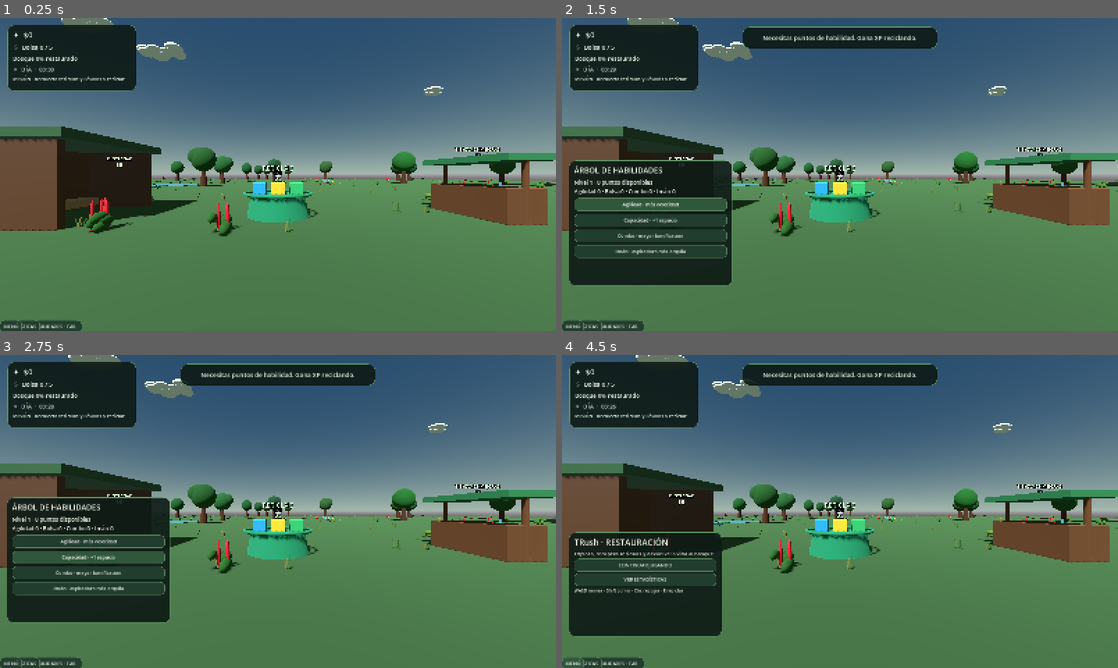
Above: before the commit, frames 1-4 (two rows, left to right).
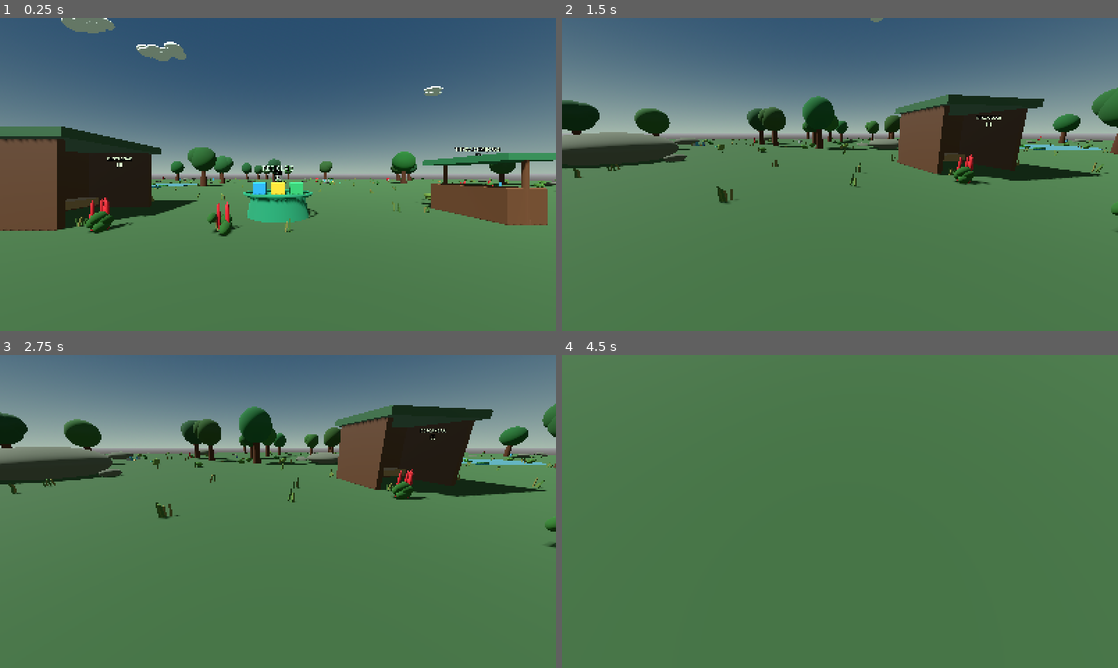
Above: after the commit, the same moments.

Repository: Tomardosama/verdevivo
Game: Godot game, scene res://scenes/main/main.tscn
The game is run twice, just before and just after one commit, with the same random seed, the same clock (stepped at 60 frames per second) and the same inputs.
Inputs (mouse positions are in pixels of both pictures, inside the frame that each line leads up to):
- Up to frame 1 (0.25 s): no input
- Up to frame 2 (1.5 s): click (600, 327) at 0.5 s, where only the run before the commit has a clickable "ÁRBOL DE HABILIDADES · TAB"; click (650, 205) at 1.25 s, where only the run before the commit has a clickable "Agilidad · más velocidad"
- Up to frame 3 (2.75 s): click (88, 558) at 2 s, where only the run before the commit has a clickable "Capacidad · +1 espacio"
- Up to frame 4 (4.5 s): click (650, 574) at 2.75 s, where only the run before the commit has a clickable "Combo · mayor bonificación"; click (650, 589) at 3.5 s, where only the run before the commit has a clickable "Imán · aspiradora más amplia"; click (584, 664) at 4.25 s, where only the run before the commit has a clickable "📖 BESTIARIO"

The runs differ from the first frame. In frame 1, 5.3% of the frame differs, in the area x 0-51%, y 2-100%; in frame 2, 56%; in frame 3, 64%; in frame 4, 67%, in the area x 0-100%, y 0-100%.
Error after the commit: Parse Error: Value of type "CenterContainer" cannot be assigned to a variable of type "PanelContainer". (res://scripts/ui/hud.gd:86)

Commit message:
Center shop and popup panels; space bottom-left navigation vertically

Diff:
--- a/scripts/ui/hud.gd
+++ b/scripts/ui/hud.gd
@@ -74,13 +74,16 @@
 	set_meta("bag_fill_label", bag_icon_label)
 	set_meta("bag_fill_bar", bag_bar)
 
-	var upgrades_panel := _make_panel(Vector2(22, 225), Vector2(370, 330))
-	root.add_child(upgrades_panel)
-	upgrades_panel.visible = false
-	upgrades_panel.set_anchors_and_offsets_preset(Control.PRESET_CENTER)
-	upgrades_panel.position = Vector2(-245, -250)
+	var shop_center := CenterContainer.new()
+	shop_center.name = "ShopCenterContainer"
+	shop_center.set_anchors_and_offsets_preset(Control.PRESET_FULL_RECT)
+	shop_center.mouse_filter = Control.MOUSE_FILTER_STOP
+	root.add_child(shop_center)
+	var upgrades_panel := _make_panel(Vector2.ZERO, Vector2(490, 500))
 	upgrades_panel.custom_minimum_size = Vector2(490, 500)
-	shop_panel = upgrades_panel
+	shop_center.add_child(upgrades_panel)
+	shop_center.visible = false
+	shop_panel = shop_center
 	var upgrade_box := VBoxContainer.new()
 	upgrade_box.add_theme_constant_override("separation", 6)
 	upgrades_panel.add_child(upgrade_box)
@@ -112,6 +115,7 @@
 	skills_button.position = Vector2(20, -112)
 	skills_button.size = Vector2(230, 42)
 	skills_button.set_anchors_and_offsets_preset(Control.PRESET_BOTTOM_LEFT)
+	skills_button.position = Vector2(20, -204)
 	root.add_child(skills_button)
 	shop_obscured_controls.append(skills_button)
 	var level_alert := _make_label("!", 22, Color(1.0, 0.12, 0.10))
@@ -125,8 +129,8 @@
 	skills_button.pressed.connect(_toggle_skills)
 
 	skill_panel = _make_panel(Vector2.ZERO, Vector2(470, 360))
-	skill_panel.set_anchors_and_offsets_preset(Control.PRESET_BOTTOM_LEFT)
-	skill_panel.position = Vector2(20, -490)
+	skill_panel.set_anchors_and_offsets_preset(Control.PRESET_CENTER)
+	# centered popupVector2(20, -490)
 	skill_panel.visible = false
 	root.add_child(skill_panel)
 	var skill_box := VBoxContainer.new()
@@ -144,6 +148,7 @@
 	bestiary_button.position = Vector2(20, -62)
 	bestiary_button.size = Vector2(170, 42)
 	bestiary_button.set_anchors_and_offsets_preset(Control.PRESET_BOTTOM_LEFT)
+	bestiary_button.position = Vector2(20, -158)
 	root.add_child(bestiary_button)
 	shop_obscured_controls.append(bestiary_button)
 	bestiary_button.pressed.connect(func(): bestiary_toggled.emit())
@@ -152,6 +157,7 @@
 	stats_button.position = Vector2(198, -62)
 	stats_button.size = Vector2(150, 42)
 	stats_button.set_anchors_and_offsets_preset(Control.PRESET_BOTTOM_LEFT)
+	stats_button.position = Vector2(20, -112)
 	root.add_child(stats_button)
 	shop_obscured_controls.append(stats_button)
 	stats_button.pressed.connect(_toggle_stats)
@@ -160,12 +166,13 @@
 	menu_button.position = Vector2(356, -62)
 	menu_button.size = Vector2(120, 42)
 	menu_button.set_anchors_and_offsets_preset(Control.PRESET_BOTTOM_LEFT)
+	menu_button.position = Vector2(20, -66)
 	root.add_child(menu_button)
 	shop_obscured_controls.append(menu_button)
 	menu_button.pressed.connect(_toggle_menu)
 	menu_panel = _make_panel(Vector2.ZERO, Vector2(440, 300))
-	menu_panel.set_anchors_and_offsets_preset(Control.PRESET_BOTTOM_LEFT)
-	menu_panel.position = Vector2(20, -390)
+	menu_panel.set_anchors_and_offsets_preset(Control.PRESET_CENTER)
+	# centered popupVector2(20, -390)
 	menu_panel.visible = false
 	root.add_child(menu_panel)
 	var menu_box := VBoxContainer.new()
@@ -181,8 +188,8 @@
 	menu_box.add_child(_make_label("WASD mover · Shift correr · Clic recoger · E reciclar", 13))
 
 	bestiary_panel = _make_panel(Vector2(410, 210), Vector2(430, 330))
-	bestiary_panel.set_anchors_and_offsets_preset(Control.PRESET_BOTTOM_LEFT)
-	bestiary_panel.position = Vector2(20, -430)
+	bestiary_panel.set_anchors_and_offsets_preset(Control.PRESET_CENTER)
+	# centered popupVector2(20, -430)
 	bestiary_panel.visible = false
 	root.add_child(bestiary_panel)
 	bestiary_list = VBoxContainer.new()
@@ -191,8 +198,8 @@
 	bestiary_list.add_child(_make_label("BESTIARIO DEL BOSQUE", 21))
 
 	stats_panel = _make_panel(Vector2(410, 210), Vector2(430, 250))
-	stats_panel.set_anchors_and_offsets_preset(Control.PRESET_BOTTOM_LEFT)
-	stats_panel.position = Vector2(20, -350)
+	stats_panel.set_anchors_and_offsets_preset(Control.PRESET_CENTER)
+	# centered popupVector2(20, -350)
 	stats_panel.visible = false
 	root.add_child(stats_panel)
 	var stats_box := VBoxContainer.new()
